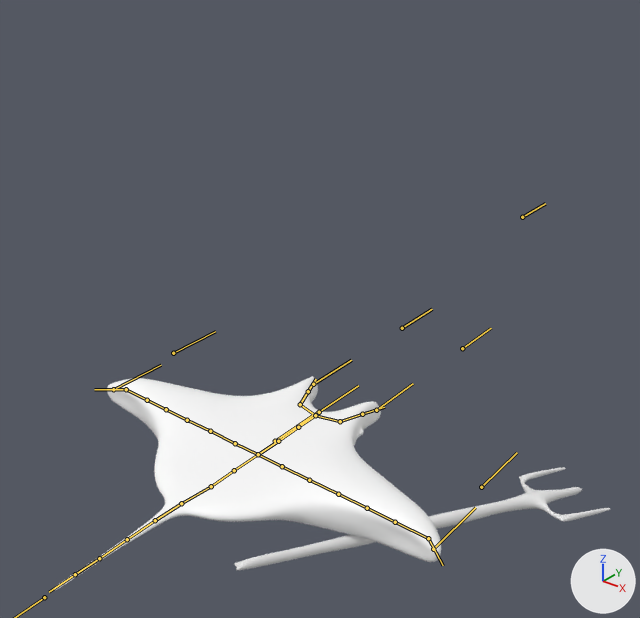
The glTF model enemy/enemy.glb, before and after one commit.
The view is the same before and after, from a 50 mm lens placed at (3.76, -4.28, 3.82), pointed at (0.54, -0.27, 1.33). The lights are fixed; the arrows at lower right show +X, +Y and +Z. The bones that bend it are drawn over the model as lines.

In view in the first picture: 'GEOM', 'trident'.
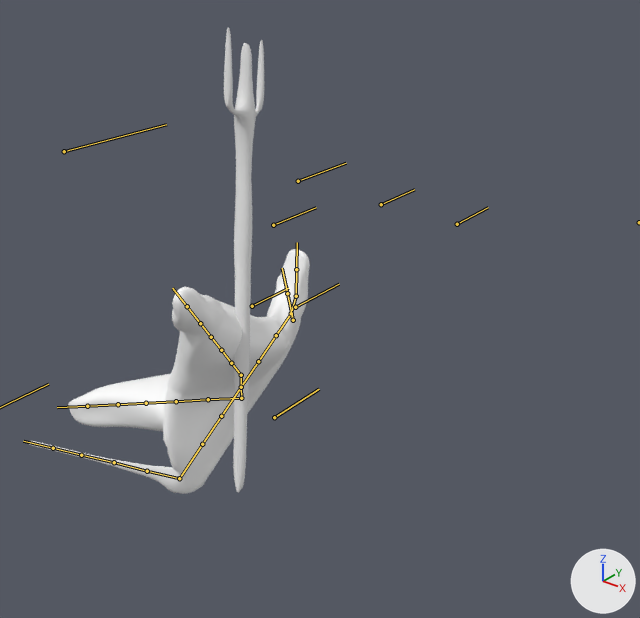
The newer file adds an action. The first version stands in its rest pose; the second is drawn at frame 100 of the action 'attack-failed'.

What differs and where, as boxes [x1, y1, x2, y2] in the pictures (640 x 618 px):
'GEOM', posed (27% narrower, 14% taller)
    before: [54, 376, 441, 590]
    after: [29, 249, 310, 494]
'trident', posed (89% narrower, 348% taller)
    before: [234, 467, 610, 570]
    after: [224, 28, 264, 493]
bone 'RootMotion', root to tip
    before: (275, 441) to (319, 411)
    after: (274, 417) to (319, 389)
bone 'spine.001', root to tip
    before: (181, 503) to (211, 486)
    after: (179, 478) to (202, 444)
bone 'spine.002', root to tip
    before: (211, 486) to (234, 470)
    after: (202, 444) to (221, 416)
bone 'spine.003', root to tip
    before: (234, 470) to (258, 454)
    after: (221, 416) to (241, 387)
bone 'ear.R.002', root to tip
    before: (340, 421) to (362, 414)
    after: (296, 296) to (296, 269)
bone 'ear.L.002', root to tip
    before: (300, 404) to (308, 391)
    after: (293, 320) to (287, 293)
bone 'wing.R.002', root to tip
    before: (282, 466) to (309, 480)
    after: (241, 375) to (231, 363)
bone 'wing.R.004', root to tip
    before: (338, 494) to (367, 508)
    after: (221, 350) to (211, 337)
bone 'wing.R.005', root to tip
    before: (367, 508) to (395, 522)
    after: (211, 337) to (200, 323)
bone 'wing.R.006', root to tip
    before: (395, 522) to (428, 538)
    after: (200, 323) to (187, 306)
bone 'wing.R.007', root to tip
    before: (428, 538) to (443, 565)
    after: (187, 306) to (172, 288)
bone 'wing.L.002', root to tip
    before: (235, 443) to (210, 431)
    after: (241, 398) to (208, 399)
bone 'wing.L.007', root to tip
    before: (126, 389) to (94, 389)
    after: (87, 406) to (57, 407)
bone 'tail.001', root to tip
    before: (181, 503) to (155, 520)
    after: (179, 478) to (147, 471)

Diff of the bpy script that builds the scene:
```diff
--- a/enemy/enemy.glb.py
+++ b/enemy/enemy.glb.py
@@ bone_rootmotion @@
 bone_rootmotion = bpy.data.objects['Armature'].pose.bones['RootMotion']
-bone_rootmotion.location = (0.0, 0.0, 0.0)
+bone_rootmotion.location = (0.0, 0.0, -0.21)
@@ bone_spine_001 @@
 bone_spine_001 = bpy.data.objects['Armature'].pose.bones['spine.001']  # child of 'RootMotion'
-bone_spine_001.rotation_quaternion = (1.0, 0.0, 0.0, 0.0)  # degrees (0, 0, 0)
+bone_spine_001.rotation_quaternion = (0.727, 0.247, -0.616, -0.176)  # degrees (78, -54, -72)
@@ bone_spine_002 @@
 bone_spine_002 = bpy.data.objects['Armature'].pose.bones['spine.002']  # child of 'spine.001'
-bone_spine_002.rotation_quaternion = (1.0, 0.0, 0.0, 0.0)  # degrees (0, 0, 0)
+bone_spine_002.rotation_quaternion = (0.999, -0.04, 0.012, 0.01)  # degrees (-5, 1, 1)
@@ bone_spine_003 @@
 bone_spine_003 = bpy.data.objects['Armature'].pose.bones['spine.003']  # child of 'spine.002'
-bone_spine_003.rotation_quaternion = (1.0, 0.0, 0.0, 0.0)  # degrees (0, 0, 0)
+bone_spine_003.rotation_quaternion = (0.991, 0.0, 0.132, -0.015)  # degrees (0, 15, -2)
@@ bone_ear_r_002 @@
 bone_ear_r_002 = bpy.data.objects['Armature'].pose.bones['ear.R.002']  # child of 'ear.R.001'
-bone_ear_r_002.rotation_quaternion = (1.0, 0.0, 0.0, 0.0)  # degrees (0, 0, 0)
+bone_ear_r_002.rotation_quaternion = (0.898, 0.083, -0.246, -0.354)  # degrees (21, -23, -47)
@@ bone_ear_l_002 @@
 bone_ear_l_002 = bpy.data.objects['Armature'].pose.bones['ear.L.002']  # child of 'ear.L.001'
-bone_ear_l_002.rotation_quaternion = (1.0, 0.0, 0.0, 0.0)  # degrees (0, 0, 0)
+bone_ear_l_002.rotation_quaternion = (0.494, 0.403, 0.749, 0.183)  # degrees (123, 36, 103)
@@ bone_wing_r_002 @@
 bone_wing_r_002 = bpy.data.objects['Armature'].pose.bones['wing.R.002']  # child of 'wing.R.001'
-bone_wing_r_002.rotation_quaternion = (1.0, 0.0, 0.0, 0.0)  # degrees (0, 0, 0)
+bone_wing_r_002.rotation_quaternion = (0.955, 0.061, -0.272, -0.104)  # degrees (12, -30, -16)
@@ bone_wing_r_004 @@
 bone_wing_r_004 = bpy.data.objects['Armature'].pose.bones['wing.R.004']  # child of 'wing.R.003'
-bone_wing_r_004.rotation_quaternion = (1.0, 0.0, 0.0, 0.0)  # degrees (0, 0, 0)
+bone_wing_r_004.rotation_quaternion = (0.986, 0.0, -0.167, -0.002)  # degrees (0, -19, 0)
@@ bone_wing_r_005 @@
 bone_wing_r_005 = bpy.data.objects['Armature'].pose.bones['wing.R.005']  # child of 'wing.R.004'
-bone_wing_r_005.rotation_quaternion = (1.0, 0.0, 0.0, 0.0)  # degrees (0, 0, 0)
+bone_wing_r_005.rotation_quaternion = (0.998, -0.001, 0.06, 0.004)  # degrees (0, 7, 0)
@@ bone_wing_r_006 @@
 bone_wing_r_006 = bpy.data.objects['Armature'].pose.bones['wing.R.006']  # child of 'wing.R.005'
-bone_wing_r_006.rotation_quaternion = (1.0, 0.0, 0.0, 0.0)  # degrees (0, 0, 0)
+bone_wing_r_006.rotation_quaternion = (0.837, 0.004, 0.547, -0.003)  # degrees (1, 66, 0)
@@ bone_wing_r_007 @@
 bone_wing_r_007 = bpy.data.objects['Armature'].pose.bones['wing.R.007']  # child of 'wing.R.006'
-bone_wing_r_007.rotation_quaternion = (1.0, 0.0, 0.0, 0.0)  # degrees (0, 0, 0)
+bone_wing_r_007.rotation_quaternion = (0.763, -0.195, 0.562, 0.253)  # degrees (-3, 73, 35)
@@ bone_wing_l_002 @@
 bone_wing_l_002 = bpy.data.objects['Armature'].pose.bones['wing.L.002']  # child of 'wing.L.001'
-bone_wing_l_002.rotation_quaternion = (1.0, 0.0, 0.0, 0.0)  # degrees (0, 0, 0)
+bone_wing_l_002.rotation_quaternion = (0.81, 0.467, 0.117, 0.336)  # degrees (57, -7, 41)
@@ bone_wing_l_007 @@
 bone_wing_l_007 = bpy.data.objects['Armature'].pose.bones['wing.L.007']  # child of 'wing.L.006'
-bone_wing_l_007.rotation_quaternion = (1.0, 0.0, 0.0, 0.0)  # degrees (0, 0, 0)
+bone_wing_l_007.rotation_quaternion = (0.949, 0.0, 0.0, -0.317)  # degrees (0, 0, -37)
@@ bone_tail_001 @@
 bone_tail_001 = bpy.data.objects['Armature'].pose.bones['tail.001']  # child of 'RootMotion'
-bone_tail_001.rotation_quaternion = (1.0, 0.0, 0.0, 0.0)  # degrees (0, 0, 0)
+bone_tail_001.rotation_quaternion = (-0.496, -0.334, -0.796, -0.095)  # degrees (-45, 133, -65)
```
